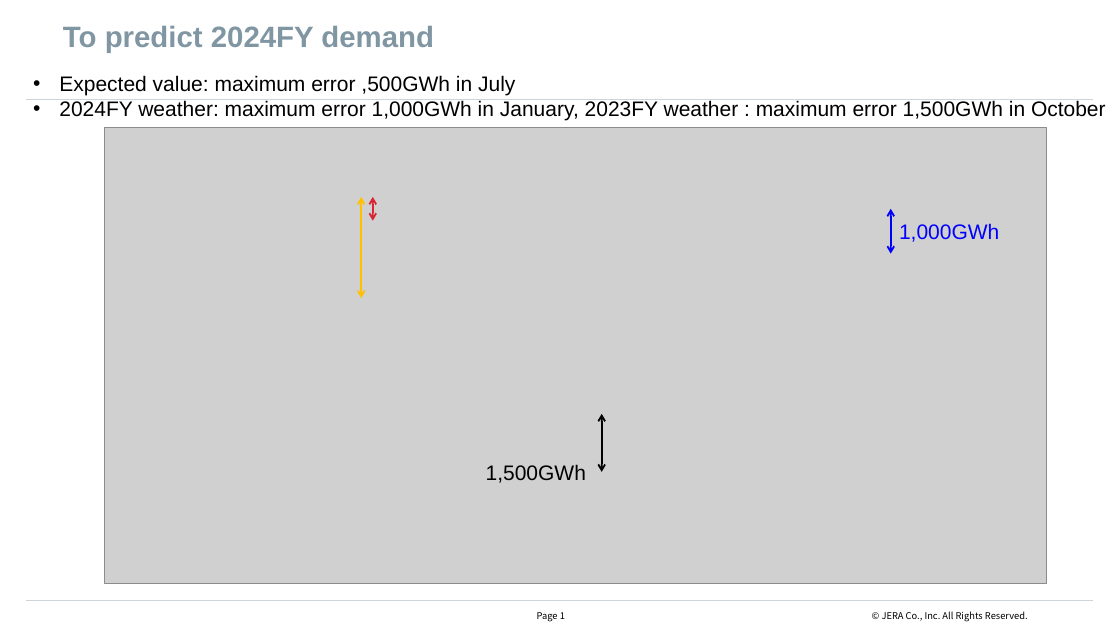
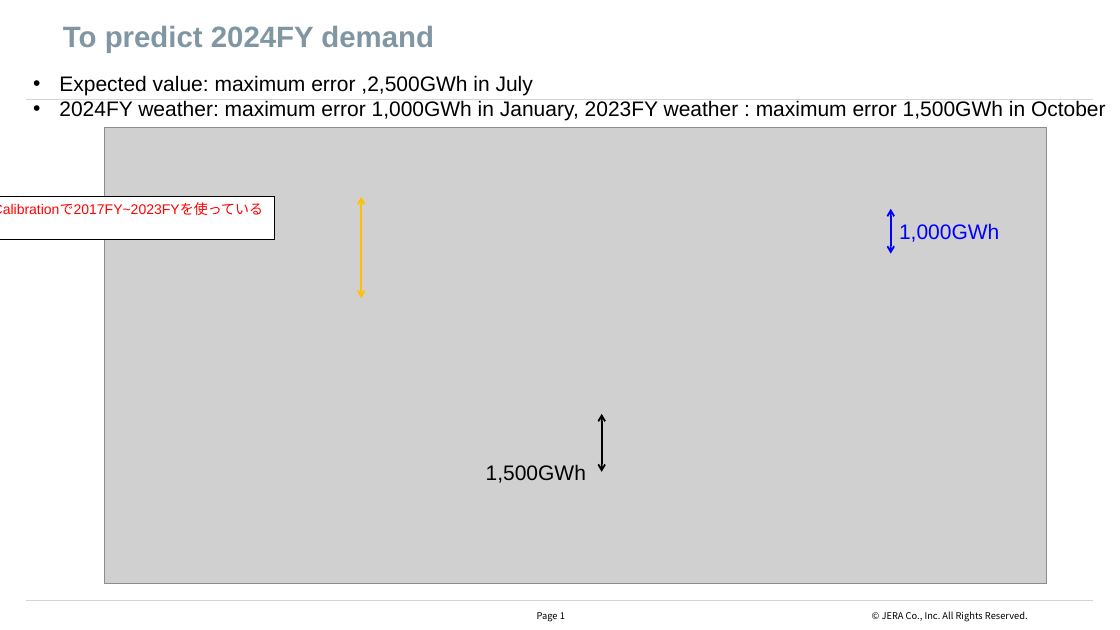
Before and after one commit to hhishida-jera/EvaluateDelta, a slide deck: slide 2 of TokyoResults/250710_TokyoResults_delta.pptx. Drawn at 1120x630 pixels with LibreOffice and Linux fonts; fonts in the diff are those of the drawing; grey boxes stand for pictures; background and template pictures are left out. Boxes give left, top, right and bottom in pixels: in the first picture for what was removed or moved away, otherwise in the second. Text is boxed around its words. In the diff, an @@ line names an element or a change of style, - is before the commit and + after.

Commit message:
update

```diff
--- a/TokyoResults/250710_TokyoResults_delta.pptx
+++ b/TokyoResults/250710_TokyoResults_delta.pptx
@@ text at <box>59,75,533,96</box>: text changed @@
-• Expected value: maximum error ,500GWh in July
+• Expected value: maximum error ,2,500GWh in July
@@ rectangle added at <box>0,197,275,239</box>, fill #FFFFFF, outline #000000 0.75 pt, 12 pt, text #FF0000 @@
+• Calibrationで2017FY~2023FYを使っている
@@ double arrow removed from (373, 197) to (373, 221) @@
```
Also in this commit, not shown: 2 other slides changed.
